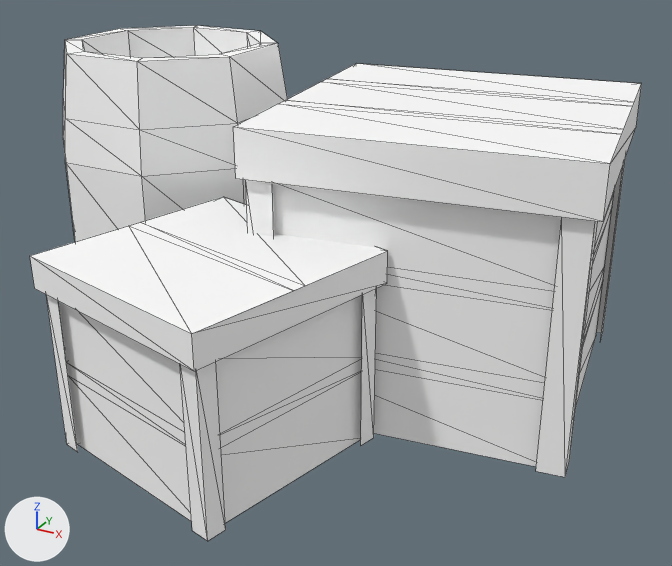
One commit to the glTF model minescat-lowpoly/models/glb/Decor_Barrels_A.glb: the scene before it, then after it.
Rendered twice from a 50 mm camera at (1.294, -2.04, 1.285) aimed at (0.218, -0.083, 0.307). The axes (+X, +Y, +Z) are drawn at lower left. The lights are the same throughout. The older version comes first. Mesh edges are drawn as thin lines. Vertices at exactly the same position are counted once.

Objects in the first picture: 'Decor_Barrels_A_Body'.
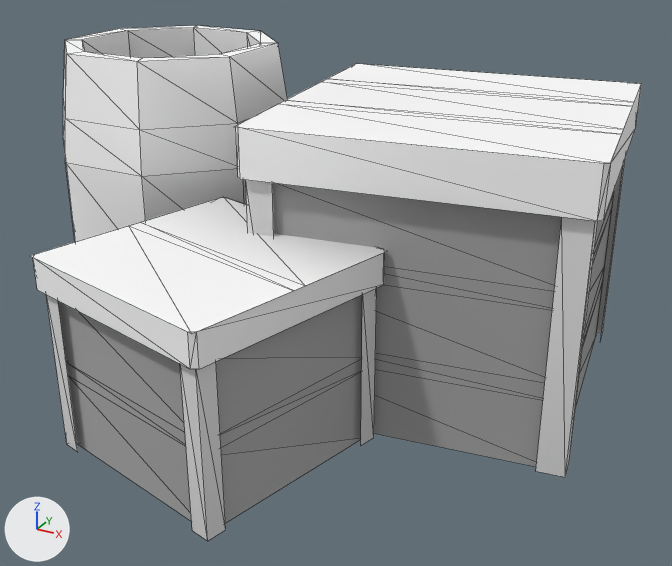
Changed parts and their boxes [x1, y1, x2, y2] in the pictures (672 x 566 px):
```json
{"object": "Decor_Barrels_A_Body", "change": "recoloured, reshaped", "before": [30, 25, 642, 541], "after": [31, 25, 642, 541], "on screen": "darker"}
{"part": 1, "of": "me_decor_barrels_a_body_001", "change": "added", "after": [236, 87, 641, 221]}
{"part": 2, "of": "me_decor_barrels_a_body_001", "change": "added", "after": [33, 252, 385, 369]}
{"part": 3, "of": "me_decor_barrels_a_body_001", "change": "cut back", "before": [30, 63, 642, 371], "after": [31, 63, 642, 334]}
```

Edits to the scene script, one JSON object a line:
```json
{"block": "mat_m_palette", "where": "n0 = _N.new('ShaderNodeBsdfPrincipled'); n0.name = 'Principled BSDF'"}
{"op": "remove", "block": "mat_m_palette", "code": "n0.inputs[0].default_value = (1.0, 1.0, 1.0, 1.0)  # 'Base Color', white #ffffff"}
{"op": "add", "block": "mat_m_palette", "code": "n2 = _N.new('ShaderNodeVertexColor'); n2.name = 'Color Attribute'"}
{"op": "add", "block": "mat_m_palette", "code": "_L.new(n2.outputs[0], n0.inputs[0])  # 'Color' to 'Base Color'"}
{"block": "me_decor_barrels_a_body_001", "where": "# used by ob_decor_barrels_a_body; location = (0.0, 0.0, 0.0)"}
{"op": "remove", "block": "me_decor_barrels_a_body_001", "code": "me_decor_barrels_a_body_001.from_pydata(...)  # 188 vertices, 246 faces; spans x -0.74..0.91, y -0.81..0.61, z 0.0..0.85"}
{"op": "add", "block": "me_decor_barrels_a_body_001", "code": "me_decor_barrels_a_body_001.from_pydata(...)  # 204 vertices, 262 faces; spans x -0.74..0.91, y -0.81..0.61, z 0.0..0.85"}
{"block": "me_decor_barrels_a_body_001", "change": "me_decor_barrels_a_body_001 part 1: a new loose piece of 16 vertices spanning x -0.03..0.91, y -0.33..0.61, z 0.64..0.76, in mat_m_palette"}
{"block": "me_decor_barrels_a_body_001", "change": "me_decor_barrels_a_body_001 part 2: a new loose piece of 16 vertices spanning x -0.24..0.44, y -0.8..-0.12, z 0.42..0.5, in mat_m_palette"}
{"block": "me_decor_barrels_a_body_001", "change": "me_decor_barrels_a_body_001 part 3"}
{"block": "me_decor_barrels_a_body_001", "change": "16 vertices are removed from x -0.25..0.91, y -0.81..0.61, z 0.42..0.76"}
{"block": "me_decor_barrels_a_body_001", "change": "24 faces are deleted"}
{"block": "me_decor_barrels_a_body_001", "change": "8 new faces join them"}
```
